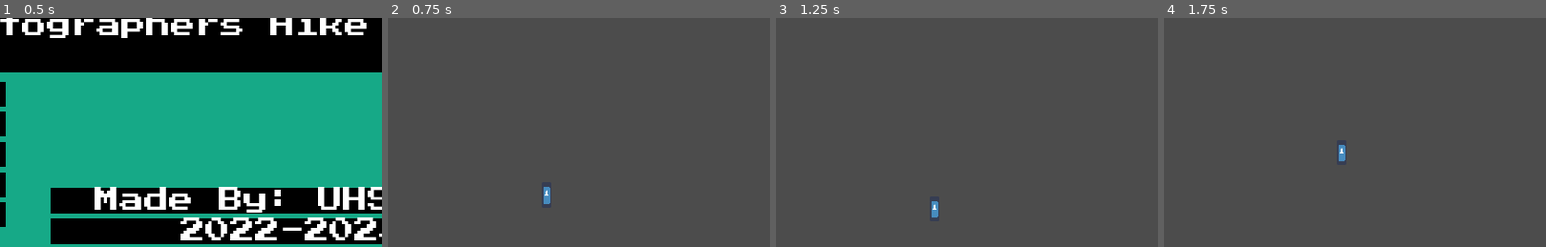
Above: before the commit, frames 1-4 (left to right).
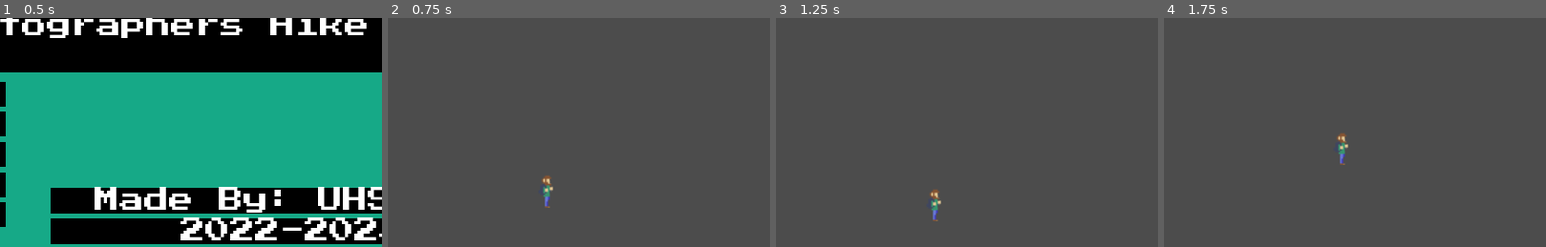
Above: after the commit, the same moments.

Repository: UHSGDC/Photographers-Hike
Game: Godot game, scene res://Game.tscn
Same seed, same stepped clock (60 frames per second), same inputs: the game is played once before the commit and once after it. The engine's default icon, where the game draws it, is replaced by a stand-in: a white triangle on a blue panel in a dark square.
Inputs (mouse positions are % of the whole screen's width and height, from its top left):
- Up to frame 1 (0.5 s): no input
- Up to frame 2 (0.75 s): click "Play" at 0.5 s
- Up to frame 3 (1.25 s): no input
- Up to frame 4 (1.75 s): tap Enter at 1.25 s; move the mouse to (72, 45) at 1.27 s; hold D (right) from 1.28 s (still down); hold Ctrl (interact) from 1.28 s (still down); tap Space (jump) at 1.52 s
The pictures show only the part of the screen within x 29-79%, y 50-100%; the shares and areas given below are measured in that part.

Frame 1 is identical in both runs. In frame 2, 0.3% of the frame differs, in the area x 40-44%, y 68-83%; in frame 3, 0.3%; in frame 4, 0.3%.

Commit message:
Created animations in AnimationPlayer node

Diff:
--- a/PhotographersHike/Player/PlatformingPlayer.tscn
+++ b/PhotographersHike/Player/PlatformingPlayer.tscn
@@ -1,14 +1,96 @@
-[gd_scene load_steps=6 format=2]
+[gd_scene load_steps=11 format=2]
 
-[ext_resource path="res://icon.png" type="Texture" id=1]
+[ext_resource path="res://Assets/Art/Player/PlayerCharacterSpriteSheet.png" type="Texture" id=1]
 [ext_resource path="res://Player/PlatformingPlayer.gd" type="Script" id=2]
 [ext_resource path="res://Player/CameraItem.tscn" type="PackedScene" id=3]
 
 [sub_resource type="RectangleShape2D" id=1]
-extents = Vector2( 3, 8 )
+extents = Vector2( 3, 9.50501 )
 
 [sub_resource type="RectangleShape2D" id=2]
 extents = Vector2( 0, 0 )
+
+[sub_resource type="Animation" id=4]
+resource_name = "Fall"
+length = 0.001
+tracks/0/type = "value"
+tracks/0/path = NodePath("Sprite:frame_coords")
+tracks/0/interp = 1
+tracks/0/loop_wrap = true
+tracks/0/imported = false
+tracks/0/enabled = true
+tracks/0/keys = {
+"times": PoolRealArray( 0 ),
+"transitions": PoolRealArray( 1 ),
+"update": 1,
+"values": [ Vector2( 5, 1 ) ]
+}
+
+[sub_resource type="Animation" id=5]
+resource_name = "Idle"
+length = 6.0
+loop = true
+tracks/0/type = "value"
+tracks/0/path = NodePath("Sprite:frame_coords")
+tracks/0/interp = 1
+tracks/0/loop_wrap = true
+tracks/0/imported = false
+tracks/0/enabled = true
+tracks/0/keys = {
+"times": PoolRealArray( 0, 0.2, 0.4, 1.8, 2, 3.6, 3.8, 3.9 ),
+"transitions": PoolRealArray( 1, 1, 1, 1, 1, 1, 1, 1 ),
+"update": 1,
+"values": [ Vector2( 0, 4 ), Vector2( 1, 4 ), Vector2( 2, 4 ), Vector2( 3, 4 ), Vector2( 4, 4 ), Vector2( 5, 4 ), Vector2( 6, 4 ), Vector2( 7, 4 ) ]
+}
+
+[sub_resource type="Animation" id=6]
+resource_name = "Jump"
+length = 0.2
+tracks/0/type = "value"
+tracks/0/path = NodePath("Sprite:frame_coords")
+tracks/0/interp = 1
+tracks/0/loop_wrap = true
+tracks/0/imported = false
+tracks/0/enabled = true
+tracks/0/keys = {
+"times": PoolRealArray( 0, 0.1, 0.2 ),
+"transitions": PoolRealArray( 1, 1, 1 ),
+"update": 1,
+"values": [ Vector2( 3, 1 ), Vector2( 4, 1 ), Vector2( 5, 1 ) ]
+}
+
+[sub_resource type="Animation" id=3]
+resource_name = "Run"
+length = 0.6
+loop = true
+tracks/0/type = "value"
+tracks/0/path = NodePath("Sprite:frame_coords")
+tracks/0/interp = 1
+tracks/0/loop_wrap = true
+tracks/0/imported = false
+tracks/0/enabled = true
+tracks/0/keys = {
+"times": PoolRealArray( 0, 0.1, 0.2, 0.3, 0.4, 0.5 ),
+"transitions": PoolRealArray( 1, 1, 1, 1, 1, 1 ),
+"update": 1,
+"values": [ Vector2( 0, 1 ), Vector2( 1, 1 ), Vector2( 2, 1 ), Vector2( 3, 1 ), Vector2( 4, 1 ), Vector2( 5, 1 ) ]
+}
+
+[sub_resource type="Animation" id=7]
+resource_name = "TakePicture"
+length = 3.6
+tracks/0/type = "value"
+tracks/0/path = NodePath("Sprite:frame_coords")
+tracks/0/interp = 1
+tracks/0/loop_wrap = true
+tracks/0/imported = false
+tracks/0/enabled = true
+tracks/0/keys = {
+"times": PoolRealArray( 0, 0.2, 0.4, 0.6, 0.8, 1, 1.2, 1.4, 1.6, 1.8, 2, 2.2, 2.4, 2.6, 2.8, 3, 3.2, 3.4 ),
+"transitions": PoolRealArray( 1, 1, 1, 1, 1, 1, 1, 1, 1, 1, 1, 1, 1, 1, 1, 1, 1, 1 ),
+"update": 1,
+"values": [ Vector2( 0, 0 ), Vector2( 1, 0 ), Vector2( 2, 0 ), Vector2( 3, 0 ), Vector2( 4, 0 ), Vector2( 5, 0 ), Vector2( 6, 0 ), Vector2( 7, 0 ), Vector2( 8, 0 ), Vector2( 9, 0 ), Vector2( 10, 0 ), Vector2( 11, 0 ), Vector2( 12, 0 ), Vector2( 13, 0 ), Vector2( 14, 0 ), Vector2( 15, 0 ), Vector2( 16, 0 ), Vector2( 17, 0 ) ]
+}
 
 [node name="PlatformingPlayer" type="KinematicBody2D" groups=["player"]]
 z_index = 2
@@ -23,11 +105,13 @@
 max_fall_speed = 1000.0
 
 [node name="Sprite" type="Sprite" parent="."]
-scale = Vector2( 0.09375, 0.25 )
+position = Vector2( 0, -8 )
 texture = ExtResource( 1 )
+hframes = 18
+vframes = 6
 
 [node name="CollisionShape2D" type="CollisionShape2D" parent="."]
-position = Vector2( 0, 0.010015 )
+position = Vector2( 0, -1.49499 )
 shape = SubResource( 1 )
 
 [node name="RoomDetector" type="Area2D" parent="."]
@@ -47,4 +131,11 @@
 [node name="CollisionShape2D" type="CollisionShape2D" parent="WindDetector"]
 shape = SubResource( 2 )
 
+[node name="AnimationPlayer" type="AnimationPlayer" parent="."]
+anims/Fall = SubResource( 4 )
+anims/Idle = SubResource( 5 )
+anims/Jump = SubResource( 6 )
+anims/Run = SubResource( 3 )
+anims/TakePicture = SubResource( 7 )
+
 [connection signal="area_entered" from="RoomDetector" to="." method="_on_RoomDetector_area_entered"]
